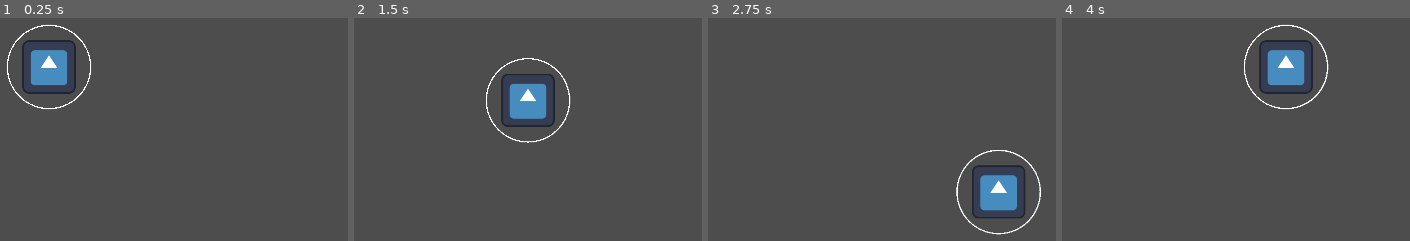
Above: before the commit, frames 1-4 (left to right).
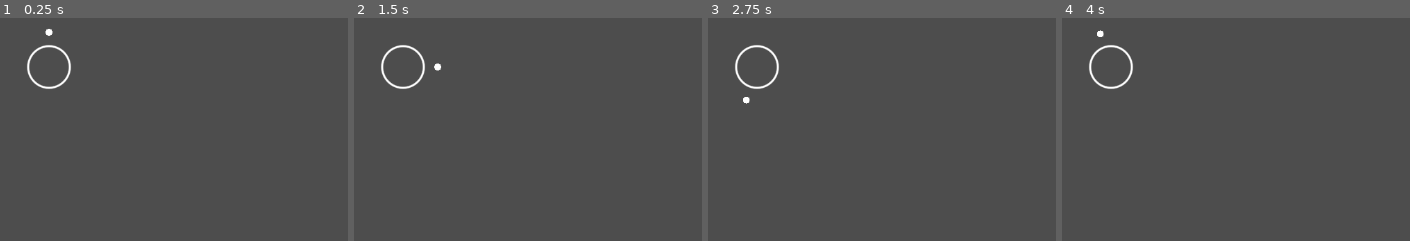
Above: after the commit, the same moments.

Repository: ZNFNDMN/godot_lab
Game: Godot game, scene res://label.tscn
Same seed, same stepped clock (60 frames per second), same inputs: the game is played once before the commit and once after it. The engine's default icon, where the game draws it, is replaced by a stand-in: a white triangle on a blue panel in a dark square.
Inputs:
- Up to frame 1 (0.25 s): no input
- Up to frame 2 (1.5 s): tap Enter at 0.5 s; hold Right (ui_right) 0.53-1.28 s; hold Down (ui_down) from 1.28 s (still down)
- Up to frame 3 (2.75 s): release Down (ui_down) at 2.03 s; hold Right (ui_right) from 2.03 s (still down)
- Up to frame 4 (4 s): release Right (ui_right) at 2.78 s; hold Up (ui_up) 2.78-3.53 s; hold Left (ui_left) from 3.53 s (still down)

The runs differ from the first frame. In frame 1, 3.0% of the frame differs, in the area x 2-27%, y 3-41%; in frame 2, 3.2%; in frame 3, 3.3%, in the area x 7-96%, y 12-98%; in frame 4, 3.3%.

Commit message:
learned: rotation and vector in godot

Diff:
--- a/label.tscn
+++ b/label.tscn
@@ -1,8 +1,7 @@
 [gd_scene format=3 uid="uid://c0e2il6wcajm5"]
 
-[ext_resource type="Texture2D" uid="uid://bfp6dxpn8frf3" path="res://icon.svg" id="1_06tve"]
 [ext_resource type="Script" uid="uid://dcd03x2xaw8hx" path="res://sprite2d.gd" id="2_i3osk"]
 
 [node name="Sprite2D" type="Sprite2D" unique_id=1823652350]
-texture = ExtResource("1_06tve")
+position = Vector2(155, 145)
 script = ExtResource("2_i3osk")
--- a/project.godot
+++ b/project.godot
@@ -17,8 +17,6 @@
 
 [display]
 
-window/size/viewport_width=1920
-window/size/viewport_height=1080
 window/stretch/mode="viewport"
 window/stretch/aspect="expand"
 
--- /dev/null
+++ b/projectile1.tscn
@@ -0,0 +1,6 @@
+[gd_scene format=3 uid="uid://co271e21sgtnf"]
+
+[ext_resource type="Script" uid="uid://btc7v8k8uldqh" path="res://projectile_1.gd" id="1_llaha"]
+
+[node name="Area2D" type="Area2D" unique_id=1936439773]
+script = ExtResource("1_llaha")
--- /dev/null
+++ b/projectile_1.gd
@@ -0,0 +1 @@
+extends Area2D
--- a/sprite2d.gd
+++ b/sprite2d.gd
@@ -1,30 +1,39 @@
 extends Sprite2D
 
-var speed = 400
-var angular_speed = PI
+var angular_speed = 0.0 # équivalent de 2PI , soit 6.28 radians un tour de cercle complet
+var rotation_speed = 0.0
+
+var start_direction = Vector2.UP
+var start_angle = Vector2.UP.angle() # pour test
+
+var timer = 0
 
 func _ready() -> void:
 	position = get_viewport_rect().size / 2
 
 func _process(delta: float) -> void:
 	#rotation += angular_speed * delta
-	#var velocity = Vector2.UP.rotated(rotation) * speed
-	#position += velocity * delta
-	#
-	var direction = Vector2(0,0)
+	angular_speed = TAU * delta
+	timer += delta
+	#var direction = Vector2(0,0)
+	if Input.is_action_pressed('ui_left'):
+		start_direction = start_direction.rotated(angular_speed)
+		queue_redraw() # pour forcer la fonction _draw()
 
-	if Input.is_action_pressed('ui_left'):
-		direction = Vector2.LEFT
+		#direction = Vector2.LEFT
 	if Input.is_action_pressed('ui_right'):
-		direction = Vector2.RIGHT
-	if Input.is_action_pressed('ui_up'):
-		direction = Vector2.UP
-	if Input.is_action_pressed('ui_down'):
-		direction = Vector2.DOWN
+		start_direction = start_direction.rotated(-angular_speed)
+		queue_redraw() # pour forcer la fonction _draw()
+	#if Input.is_action_pressed('ui_up'):
+		#direction = Vector2.UP
+	#if Input.is_action_pressed('ui_down'):
+		#direction = Vector2.DOWN
 	#rotation += angular_speed * direction * delta
-	print(position)
-	position += direction * speed * delta
+	#position += direction * speed * delta
 
 func _draw() -> void:
-	print("circle position : " + str(position))
-	draw_circle(Vector2.ZERO, 100, Color.WHITE, false, 3)
+	#var x = 40 * cos(start_direction.angle())
+	#var y = 40 * sin(start_direction.angle())
+	draw_circle(Vector2.ZERO, 30, Color.WHITE, false, 3, true)
+	#Vector2.UP * 100 = (0,-100)
+	draw_circle(start_direction * 50, 5, Color.WHITE, true, true)
Not shown, added: projectile_1.gd.uid
